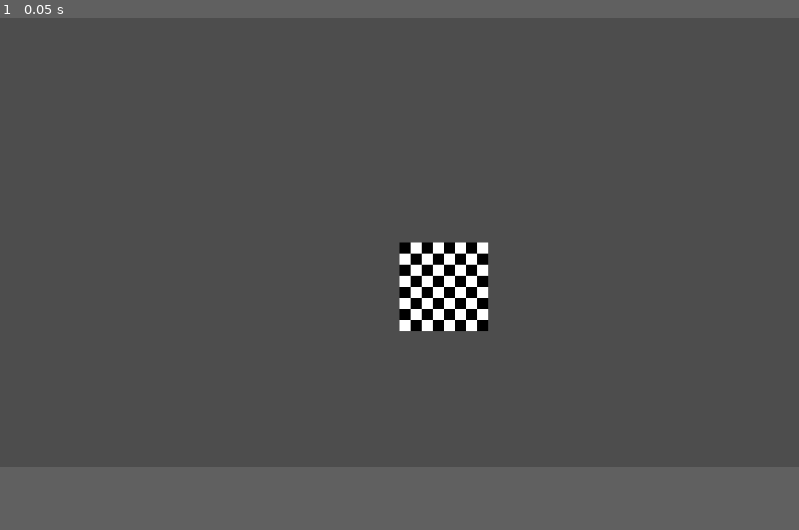
Above: before the commit, frame 1.
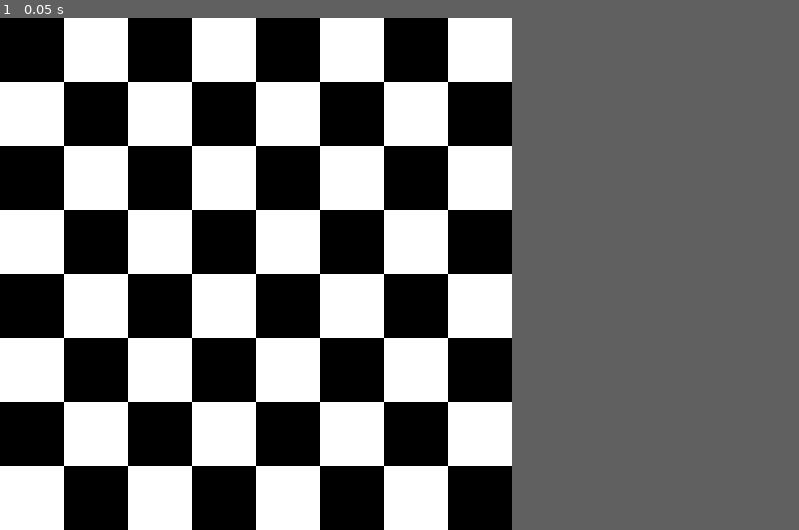
Above: after the commit, the same moment.

Repository: Ward-B/chess
Game: Godot game, scene res://Scenes/Main.tscn
Two runs of this game, one before a commit and one after it. Both use one fixed random seed, a clock stepped at 60 frames per second and the inputs below.
Inputs:
- Up to frame 1 (0.05 s): no input
In our replay, the window is 799x449 before the commit and 512x512 after it. These sizes can differ from the game's own. Grey fills any space a smaller window leaves; there, only what the larger window draws over its background counts as a difference.

The runs differ from the first frame. In frame 1, 59% of the frame differs, in the area x 0-65%, y 0-100%.

Commit message:
Updoots.
Got a camera showing just the board.
Made extra scenes for later parts

Diff:
--- a/Assets/boardtiles.tres
+++ b/Assets/boardtiles.tres
@@ -5,11 +5,16 @@
 [sub_resource type="TileSetAtlasSource" id="TileSetAtlasSource_7dnm6"]
 texture = ExtResource("1_sw7tv")
 0:0/0 = 0
+0:0/0/physics_layer_0/polygon_0/points = PackedVector2Array(-8, -8, 8, -8, 8, 8, -8, 8)
 1:0/0 = 0
+1:0/0/physics_layer_0/polygon_0/points = PackedVector2Array(-8, -8, 8, -8, 8, 8, -8, 8)
 0:1/0 = 0
 0:1/0/modulate = Color(1, 1, 1, 0.392157)
+0:1/0/physics_layer_0/polygon_0/points = PackedVector2Array(-8, -8, 8, -8, 8, 8, -8, 8)
 1:1/0 = 0
 1:1/0/modulate = Color(1, 1, 1, 0.392157)
+1:1/0/physics_layer_0/polygon_0/points = PackedVector2Array(-8, -8, 8, -8, 8, 8, -8, 8)
 
 [resource]
+physics_layer_0/collision_layer = 1
 sources/0 = SubResource("TileSetAtlasSource_7dnm6")
--- a/Scenes/Board.tscn
+++ b/Scenes/Board.tscn
@@ -1,12 +1,38 @@
-[gd_scene load_steps=2 format=4 uid="uid://des6wbvq81ykd"]
+[gd_scene load_steps=3 format=4 uid="uid://des6wbvq81ykd"]
 
 [ext_resource type="TileSet" uid="uid://cdpwonpoi0eq" path="res://Assets/boardtiles.tres" id="1_ra7vo"]
+
+[sub_resource type="GDScript" id="GDScript_tgjdh"]
+script/source = "extends TileMapLayer
+
+signal tile_selected()
+
+#func _input(event):
+#	if event is InputEventMouseButton and event.button_index == MOUSE_BUTTON_LEFT and event.pressed:
+#		_handle_mouse_click(event.position)
+
+func _unhandled_input(event):
+	if event is InputEventMouseButton and event.button_index == MOUSE_BUTTON_LEFT and event.pressed:
+		_handle_mouse_click(event.position)
+
+func _handle_mouse_click(position):
+	print(\"position: \" + str(position))
+	var cell = local_to_map(to_local(position))
+	print(\"cell: \" + str(cell))
+	if get_cell_source_id(cell) != -1:
+		print(\"Clicked on tile at: \", cell)
+
+
+"
 
 [node name="Board" type="Node2D"]
 
 [node name="BoardLayer" type="TileMapLayer" parent="."]
 tile_map_data = PackedByteArray("AAAAAAAAAAAAAAAAAAACAAAAAAAAAAAAAAAEAAAAAAAAAAAAAAAGAAAAAAAAAAAAAAAFAAEAAAAAAAAAAAADAA …(944 unchanged characters)…
 tile_set = ExtResource("1_ra7vo")
+script = SubResource("GDScript_tgjdh")
 
 [node name="HighlightLayer" type="TileMapLayer" parent="."]
 tile_set = ExtResource("1_ra7vo")
+collision_enabled = false
+navigation_enabled = false
--- a/Scenes/Main.tscn
+++ b/Scenes/Main.tscn
@@ -1,9 +1,19 @@
-[gd_scene load_steps=2 format=3 uid="uid://d4bwmrwawhj3e"]
+[gd_scene load_steps=5 format=3 uid="uid://d4bwmrwawhj3e"]
 
+[ext_resource type="Script" path="res://Scripts/main.gd" id="1_3r1jd"]
 [ext_resource type="PackedScene" uid="uid://des6wbvq81ykd" path="res://Scenes/Board.tscn" id="1_x0rnk"]
+[ext_resource type="PackedScene" uid="uid://dv4jwlmb4pjiq" path="res://Scenes/TurnManager.tscn" id="2_kyfjm"]
+[ext_resource type="PackedScene" uid="uid://c670qpbojnyk" path="res://Scenes/HumanPlayer.tscn" id="4_lbby3"]
 
 [node name="Main" type="Node2D"]
+script = ExtResource("1_3r1jd")
 
 [node name="Board" parent="." instance=ExtResource("1_x0rnk")]
+scale = Vector2(4, 4)
 
 [node name="Camera2D" type="Camera2D" parent="."]
+position = Vector2(256, 256)
+
+[node name="TurnManager" parent="." instance=ExtResource("2_kyfjm")]
+
+[node name="HumanPlayer" parent="." instance=ExtResource("4_lbby3")]
--- /dev/null
+++ b/Scenes/PieceManager.tscn
@@ -0,0 +1,6 @@
+[gd_scene load_steps=2 format=3 uid="uid://ci5b80nulj0nx"]
+
+[ext_resource type="Script" path="res://Scripts/piece_manager.gd" id="1_0xnbs"]
+
+[node name="PieceManager" type="Node"]
+script = ExtResource("1_0xnbs")
--- a/Scripts/human_player.gd
+++ b/Scripts/human_player.gd
@@ -1,11 +1,8 @@
 extends Player
 
 
-# Called when the node enters the scene tree for the first time.
-func _ready() -> void:
-	pass # Replace with function body.
+func _onSelect():
+	pass
 
-
-# Called every frame. 'delta' is the elapsed time since the previous frame.
-func _process(delta: float) -> void:
+func _onDeselect():
 	pass
--- /dev/null
+++ b/Scripts/main.gd
@@ -0,0 +1,8 @@
+extends Node2D
+
+## Main script; takes care of connecting signals, and initializing the important bits
+
+
+func _ready() -> void:
+
+	pass # Replace with function body.
--- /dev/null
+++ b/Scripts/piece_manager.gd
@@ -0,0 +1,13 @@
+extends Node
+
+## Handles piece management of all players
+## Initialization, taking, moving, ...
+
+# Called when the node enters the scene tree for the first time.
+func _ready() -> void:
+	pass # Replace with function body.
+
+
+# Called every frame. 'delta' is the elapsed time since the previous frame.
+func _process(delta: float) -> void:
+	pass
--- a/Scripts/player.gd
+++ b/Scripts/player.gd
@@ -1,9 +1,11 @@
 class_name Player
 extends Node2D
 
-@export var isWhite: bool = false
-@export var playerNum: int = -1
+signal turn_ended
 
+@export var _isWhite: bool = false
+@export var _playerNum: int = -1
+var _selectedPiece: ChessPiece = null
 
 
 # Called every frame. 'delta' is the elapsed time since the previous frame.
--- a/Scripts/turn_manager.gd
+++ b/Scripts/turn_manager.gd
@@ -1,8 +1,13 @@
 extends Node
+
+## Handles turn management.
+## Starts a given player's turn, once another has ended.
 
 @export var _curPlayerNum: int = -1
 @export var _players: Array[Player] = []
 
+
+signal turn_started(newPlayer: Player)
 
 func _ready() -> void:
 	pass # Replace with function body.
--- a/project.godot
+++ b/project.godot
@@ -14,3 +14,8 @@
 run/main_scene="res://Scenes/Main.tscn"
 config/features=PackedStringArray("4.3", "Forward Plus")
 config/icon="res://icon.svg"
+
+[display]
+
+window/size/viewport_width=512
+window/size/viewport_height=512
